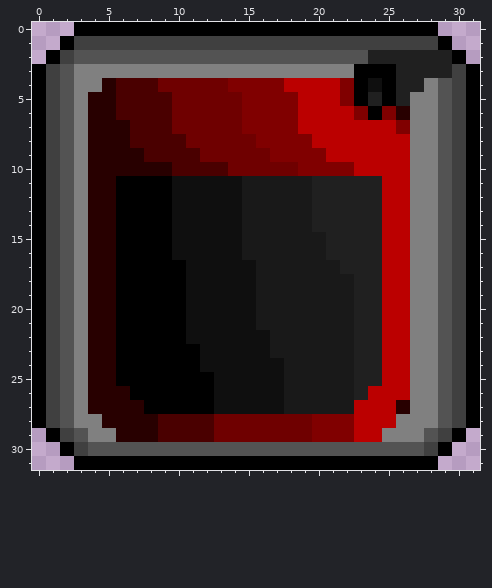
Pixel-art sprite -- sprites/images/spr_gasbar_0.png. Above: the version before the commit.
The file is 32x32 pixels.
After the commit:
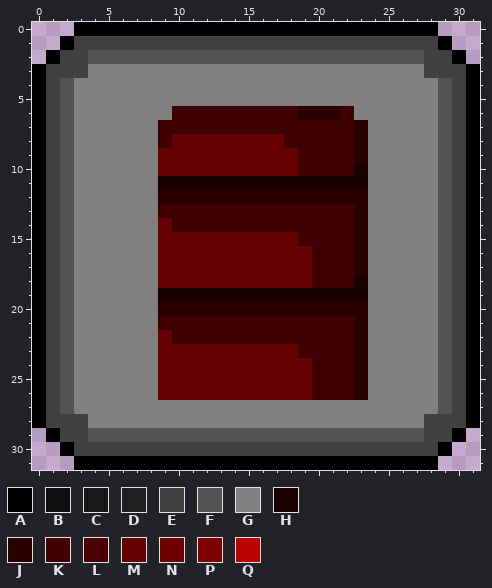
Palette (. is transparent): A #000000  B #0f0f0f  C #191919  D #202020  E #404040  F #535353  G #808080  H #1a0000  J #280000  K #400000  L #4a0000  M #660000  N #6f0000  P #800000  Q #bb0000
The edit:
Changed rows in their new state; - is an unchanged pixel.
first column x 2:
 2 -E--------------------FFFFEE
 3 EE-------------------GGGGGEE
 4 ---GGGGGGGGGGGGGGGGGGGGGGG--
 5 --GGGGGGGGGGGGGGGGGGGGGGG---
 6 --GGGGGGKKKKKKKKKJJJKGGGG---
 7 --GGGGGKKKKKKKKKKKKKKJGGG---
 8 --GGGGGKMMMMMMMMKKKKKJGGG---
 9 --GGGGGMMMMMMMMMMKKKKJGGG---
10 --GGGGGMMMMMMMMMMKKKKHGGG---
11 --GGGGGHHHHHHHHHHHHHHHGGG---
12 --GGGGGJJJJJJJJJJJJJJJGGG---
13 --GGGGGKKKKKKKKKKKKKKJGGG---
14 --GGGGGMKKKKKKKKKKKKKJGGG---
15 --GGGGGMMMMMMMMMMKKKKJGGG---
16 --GGGGGMMMMMMMMMMMKKKJGGG---
17 --GGGGGMMMMMMMMMMMKKKJGGG---
18 --GGGGGMMMMMMMMMMMKKKHGGG---
19 --GGGGGHHHHHHHHHHHHHHHGGG---
20 --GGGGGJJJJJJJJJJJJJJJGGG---
21 --GGGGGKKKKKKKKKKKKKKJGGG---
22 --GGGGGMKKKKKKKKKKKKKJGGG---
23 --GGGGGMMMMMMMMMMKKKKJGGG---
24 --GGGGGMMMMMMMMMMMKKKJGGG---
25 --GGGGGMMMMMMMMMMMKKKJGGG---
26 --GGGGGMMMMMMMMMMMKKKJGGG---
27 --GGGGGGGGGGGGGGGGGGGGGGG---
28 EE-GGGGGGGGGGGGGGGGGGGGG--EE
29 -EFFFFFFFFFFFFFFFFFFFFFFFFE-
30 --EEEEEEEEEEEEEEEEEEEEEEEE--
Boxes around the changes in both pictures, in picture pixels (x1, y1, x2, y2):
changed: (60, 50, 452, 456)
